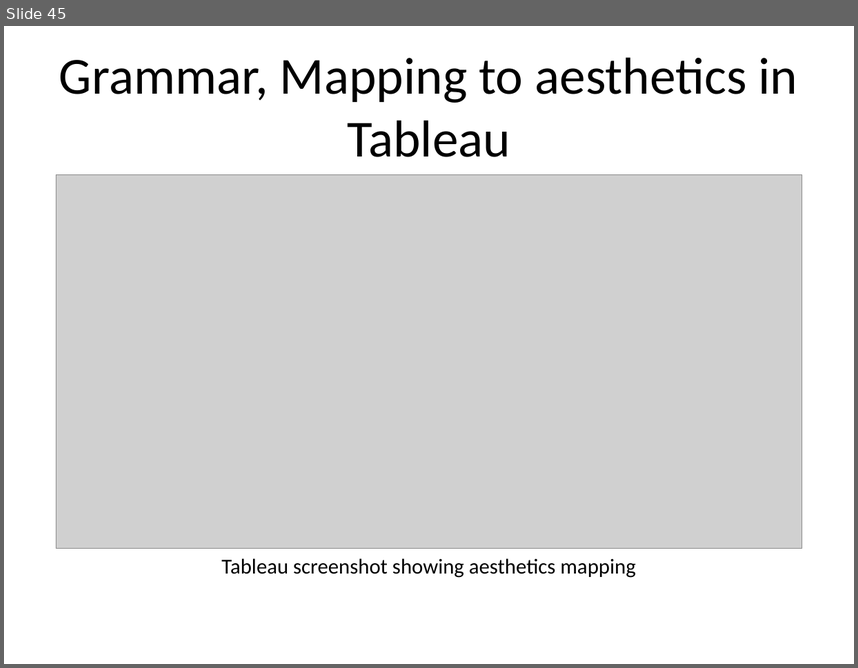
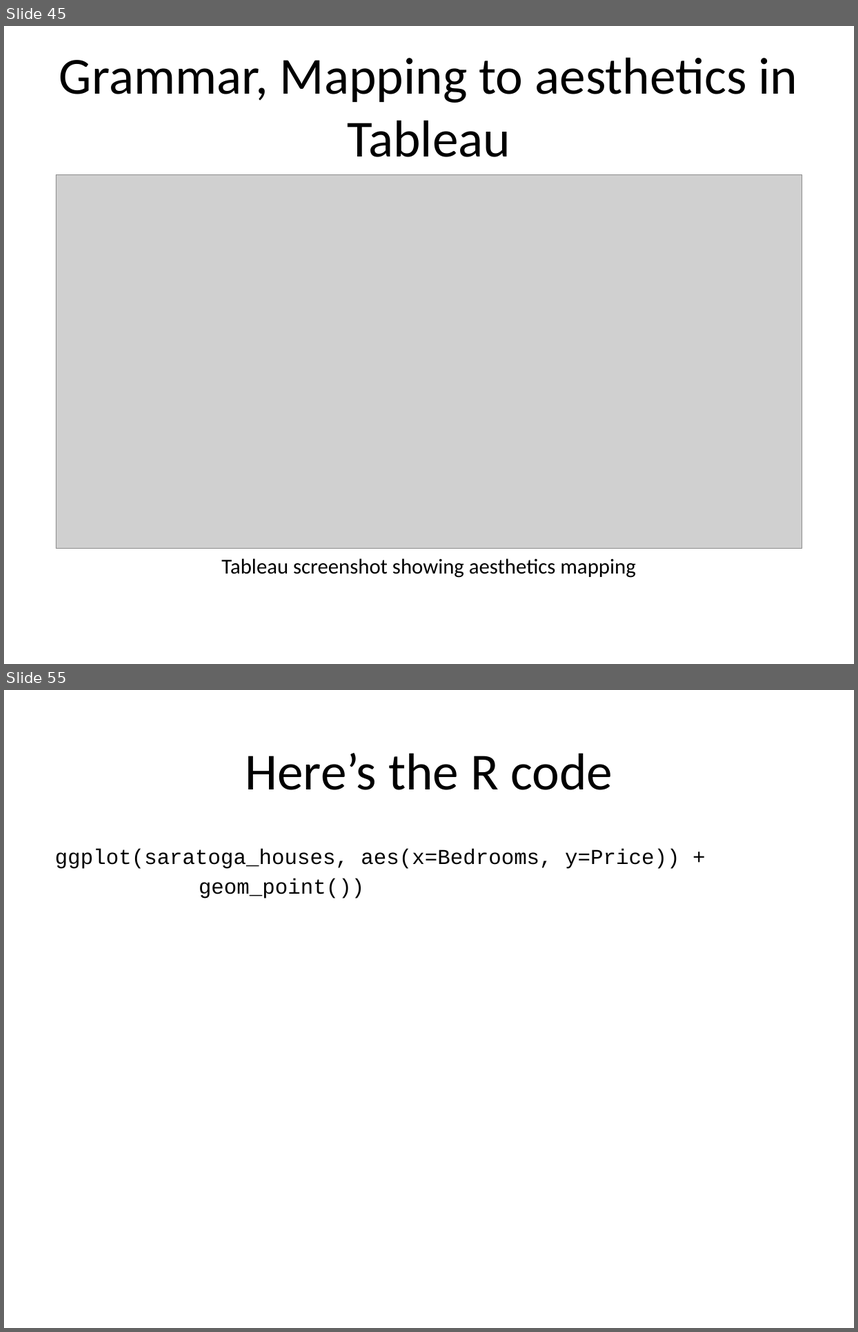
Before and after one commit to pmean/data-visualization, a slide deck: data-viz-01/src/complete-lecture.pptx. Shown one above the other, each under a label of ours: slide 45 before the commit, slides 45 and 55 after it; the slides between them are not shown. The pictures are 858x668 and 858x1332 pixels, drawn with LibreOffice and Linux fonts; fonts in the diff are those of the drawing; grey boxes stand for pictures. Boxes give left, top, right and bottom in pixels: in the first picture for what was removed or moved away, otherwise in the second. Text is boxed around its words. In the diff, an @@ line names an element or a change of style, - is before the commit and + after.

```diff
--- a/data-viz-01/src/complete-lecture.pptx
+++ b/data-viz-01/src/complete-lecture.pptx
@@ slide 55 added at box(4, 690, 854, 1328), background #FFFFFF @@
@@ title added at box(245, 753, 613, 790), 44 pt, text #000000 @@
+Here’s the R code
@@ text added at box(55, 849, 680, 898), 18 pt, text #000000 @@
+ggplot(saratoga_houses, aes(x=Bedrooms, y=Price)) +
+geom_point())
```
Also in this commit, not shown: 36 other slides added, 22 other files.
